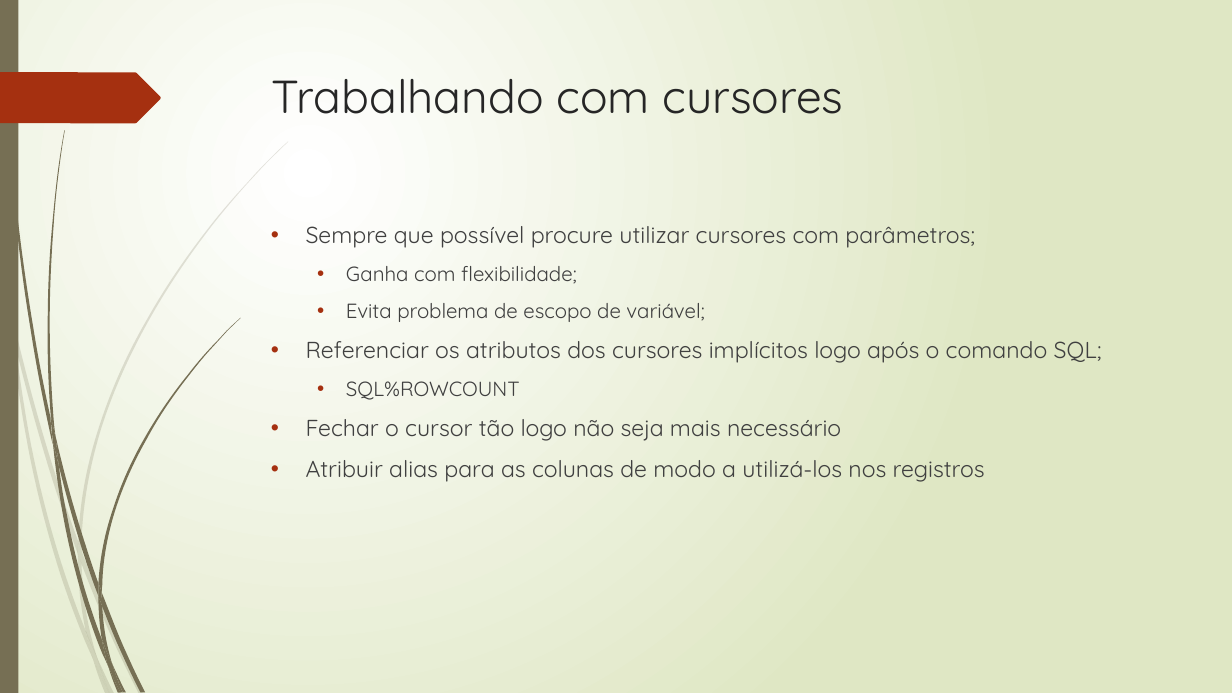
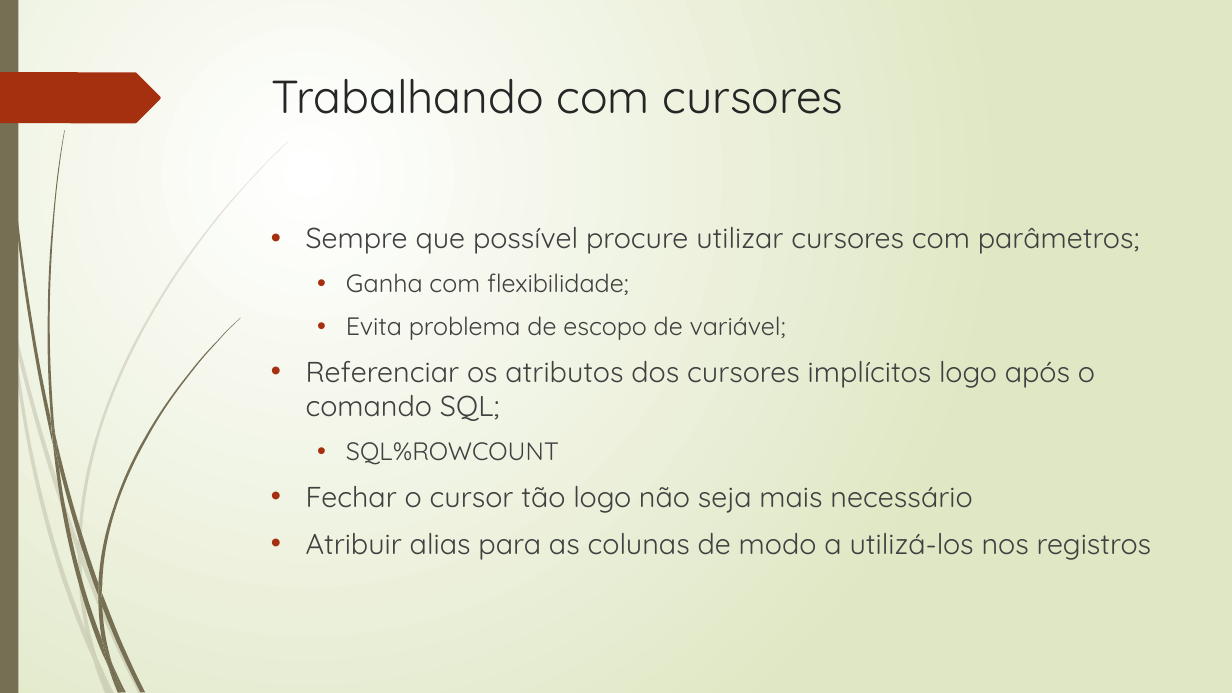
Before and after one commit to rpatricio-souza/Programacao_Avancada_de_Banco_de_Dados, a slide deck: slide 2 of Aula_05_Cursores.pptx. Drawn at 1232x693 pixels with LibreOffice and Linux fonts; fonts in the diff are those of the drawing. Boxes give left, top, right and bottom in pixels: in the first picture for what was removed or moved away, otherwise in the second. Text is boxed around its words. In the diff, an @@ line names an element or a change of style, - is before the commit and + after.

```diff
--- a/Aula_05_Cursores.pptx
+++ b/Aula_05_Cursores.pptx
@@ text "Sempre que possível procure utilizar ..." at (306,227,1152,560): size 18 to 22.4 pt in "Sempre que possível procure utilizar cursores com ...", "Referenciar os atributos dos cursores implícitos logo ...", "Fechar o cursor tão logo não seja ...", "Atribuir alias para as colunas de modo ..."; size 16 to 19.6 pt in "Ganha com flexibilidade;", "Evita problema de escopo de variável;", "SQL%ROWCOUNT" @@
```
Also in this commit, not shown: 13 other slides changed, 2 slides added, 10 slides removed, 3 other files.
